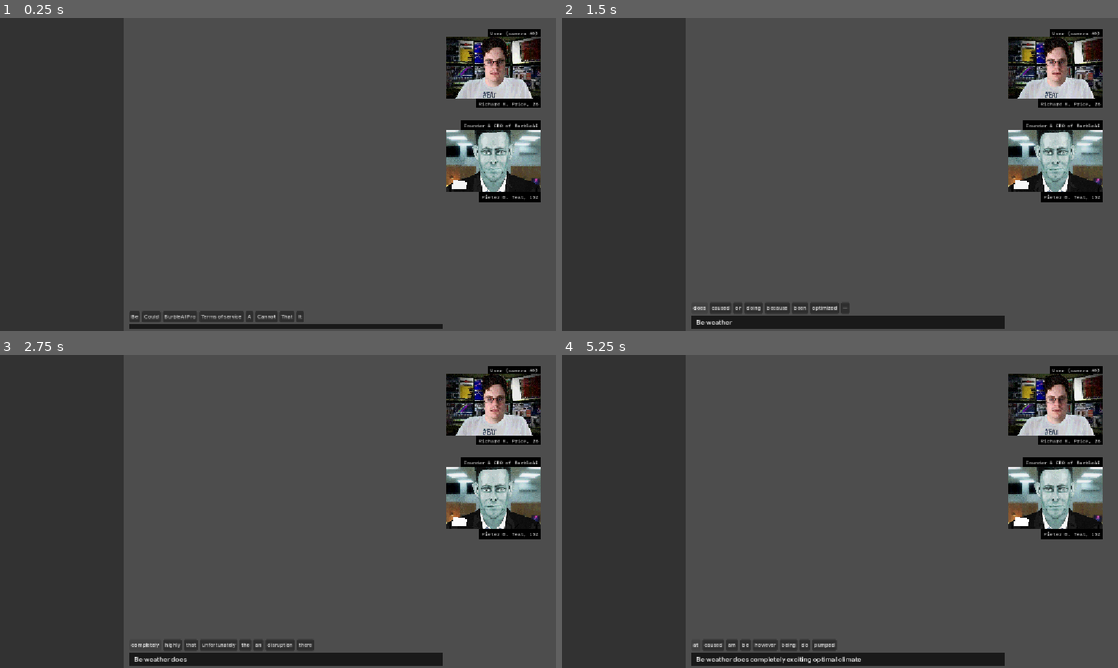
Above: before the commit, frames 1-4 (two rows, left to right).
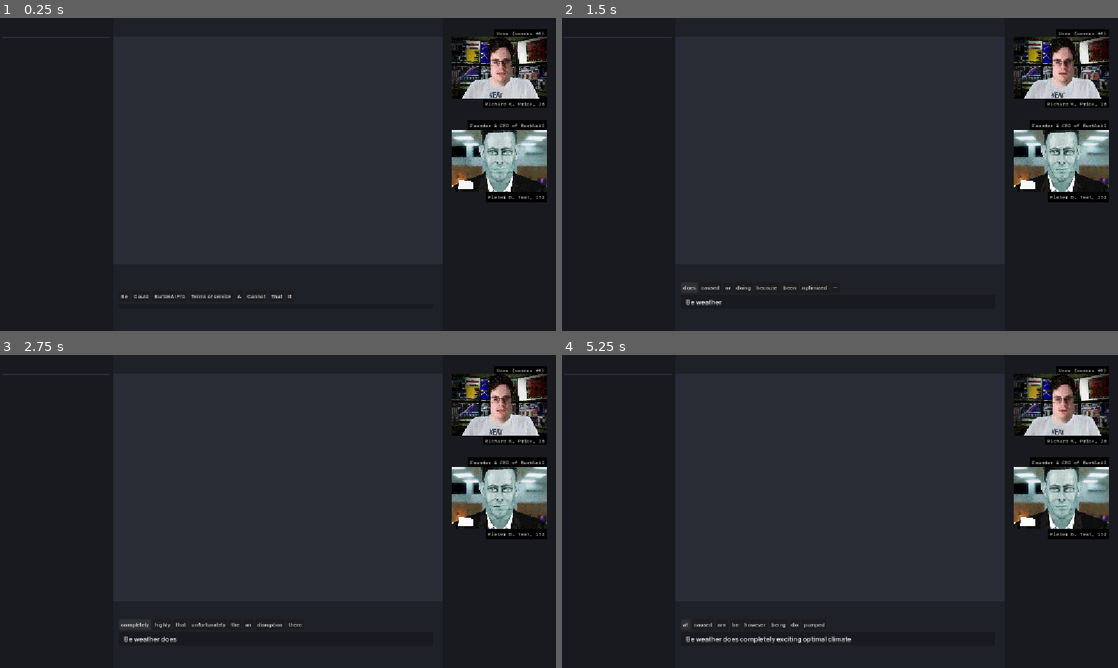
Above: after the commit, the same moments.

Repository: lzzrdwzzrd/conversation-corporation
Game: Godot game, scene res://game.tscn
The game is run twice, just before and just after one commit, with the same random seed, the same clock (stepped at 60 frames per second) and the same inputs.
Inputs:
- Up to frame 1 (0.25 s): no input
- Up to frame 2 (1.5 s): click "Be" at 0.5 s; click "weather" at 1.25 s
- Up to frame 3 (2.75 s): click "does" at 2 s
- Up to frame 4 (5.25 s): click "completely" at 2.75 s; click "exciting" at 3.5 s; click "optimal" at 4.25 s; click "climate" at 5 s

The runs differ from the first frame. In frame 1, 93% of the frame differs, in the area x 0-100%, y 0-100%; in frame 2, 91%; in frame 3, 91%; in frame 4, 92%.

Commit message:
Background Update

Diff:
--- /dev/null
+++ b/assets/Back.tscn
@@ -0,0 +1,53 @@
+[gd_scene format=3 uid="uid://dpkmlrwhi3n18"]
+
+[sub_resource type="StyleBoxFlat" id="StyleBoxFlat_j5wjh"]
+bg_color = Color(0.16862746, 0.1764706, 0.21176471, 1)
+
+[sub_resource type="StyleBoxFlat" id="StyleBoxFlat_vef74"]
+bg_color = Color(0.12156863, 0.12941177, 0.15686275, 1)
+
+[sub_resource type="StyleBoxFlat" id="StyleBoxFlat_ej0lp"]
+bg_color = Color(0.09411765, 0.101960786, 0.12156863, 1)
+
+[sub_resource type="CanvasItemMaterial" id="CanvasItemMaterial_shvi5"]
+
+[node name="Background" type="Node2D" unique_id=2011888884]
+
+[node name="Panel4" type="Panel" parent="." unique_id=1592416595]
+offset_left = 232.0
+offset_top = 36.0
+offset_right = 922.0
+offset_bottom = 534.0
+theme_override_styles/panel = SubResource("StyleBoxFlat_j5wjh")
+
+[node name="Panel6" type="Panel" parent="." unique_id=1990758138]
+offset_left = 230.0
+offset_top = 510.0
+offset_right = 920.0
+offset_bottom = 648.0
+theme_override_styles/panel = SubResource("StyleBoxFlat_vef74")
+
+[node name="Panel5" type="Panel" parent="." unique_id=1012632846]
+offset_left = 232.0
+offset_right = 921.0
+offset_bottom = 40.0
+theme_override_styles/panel = SubResource("StyleBoxFlat_vef74")
+
+[node name="Panel2" type="Panel" parent="." unique_id=205566749]
+offset_right = 235.0
+offset_bottom = 648.0
+theme_override_styles/panel = SubResource("StyleBoxFlat_ej0lp")
+
+[node name="Panel3" type="Panel" parent="." unique_id=47791438]
+material = SubResource("CanvasItemMaterial_shvi5")
+offset_left = 917.0
+offset_right = 1152.0
+offset_bottom = 648.0
+theme_override_styles/panel = SubResource("StyleBoxFlat_ej0lp")
+
+[node name="Panel7" type="Panel" parent="." unique_id=988018081]
+offset_left = 5.0
+offset_top = 39.0
+offset_right = 228.0
+offset_bottom = 41.0
+theme_override_styles/panel = SubResource("StyleBoxFlat_j5wjh")
--- a/game.tscn
+++ b/game.tscn
@@ -4,6 +4,7 @@
 [ext_resource type="Shader" uid="uid://cmhj1spw5tq7p" path="res://shaders/portraits.gdshader" id="1_e2o6t"]
 [ext_resource type="Script" uid="uid://ctmrmkigd737b" path="res://scripts/game.gd" id="1_fc0e3"]
 [ext_resource type="FontFile" uid="uid://uxbxo10p6xe6" path="res://fonts/IntelOneMono.ttf" id="2_feb5d"]
+[ext_resource type="PackedScene" uid="uid://dpkmlrwhi3n18" path="res://assets/Back.tscn" id="3_eow3j"]
 [ext_resource type="Texture2D" uid="uid://clrem4y8mdb8f" path="res://assets/trader-test.png" id="5_7jktm"]
 [ext_resource type="PackedScene" uid="uid://brkykgsr08ltf" path="res://data/characters/scenes/pieter_teal.tscn" id="6_ryrav"]
 
@@ -45,8 +46,9 @@
 default_font_size = 10
 Label/styles/normal = SubResource("StyleBoxFlat_51tvd")
 
-[sub_resource type="StyleBoxFlat" id="StyleBoxFlat_fc0e3"]
-bg_color = Color(0.19793722, 0.19793725, 0.19793713, 1)
+[sub_resource type="StyleBoxFlat" id="StyleBoxFlat_eow3j"]
+bg_color = Color(0.09411765, 0.101960786, 0.12156863, 1)
+draw_center = false
 
 [sub_resource type="StyleBoxEmpty" id="StyleBoxEmpty_51tvd"]
 
@@ -58,7 +60,7 @@
 content_margin_top = 5.0
 content_margin_right = 10.0
 content_margin_bottom = 5.0
-bg_color = Color(0.1, 0.1, 0.1, 1)
+bg_color = Color(0.09411765, 0.101960786, 0.12156863, 1)
 
 [node name="Game" type="Control" unique_id=1381626058]
 oversampling_with_scale = 2
@@ -71,6 +73,8 @@
 theme = SubResource("Theme_fc0e3")
 script = ExtResource("1_fc0e3")
 
+[node name="Background" parent="." unique_id=2011888884 instance=ExtResource("3_eow3j")]
+
 [node name="Levels" type="Node" parent="." unique_id=1222017038]
 
 [node name="CharacterPortrait" type="TextureRect" parent="." unique_id=1177734986]
@@ -79,9 +83,9 @@
 anchors_preset = 1
 anchor_left = 1.0
 anchor_right = 1.0
-offset_left = -228.0
+offset_left = -215.0
 offset_top = 40.0
-offset_right = -32.0
+offset_right = -19.0
 offset_bottom = 168.0
 grow_horizontal = 0
 theme = SubResource("Theme_e2o6t")
@@ -121,9 +125,9 @@
 anchors_preset = 1
 anchor_left = 1.0
 anchor_right = 1.0
-offset_left = -228.0
+offset_left = -215.0
 offset_top = 232.0
-offset_right = -32.0
+offset_right = -19.0
 offset_bottom = 360.0
 grow_horizontal = 0
 
@@ -164,9 +168,9 @@
 theme_override_constants/separation = 12
 
 [node name="ChatDrawer" type="PanelContainer" parent="HBoxContainer" unique_id=55446842]
-custom_minimum_size = Vector2(256, 0)
-layout_mode = 2
-theme_override_styles/panel = SubResource("StyleBoxFlat_fc0e3")
+custom_minimum_size = Vector2(234.035, 0)
+layout_mode = 2
+theme_override_styles/panel = SubResource("StyleBoxFlat_eow3j")
 
 [node name="MainChatArea" type="PanelContainer" parent="HBoxContainer" unique_id=343520999]
 custom_minimum_size = Vector2(650, 0)
@@ -195,6 +199,7 @@
 scroll_following = true
 
 [node name="Control" type="Control" parent="HBoxContainer/MainChatArea/VBoxContainer" unique_id=515433297]
+custom_minimum_size = Vector2(0, 41.515)
 layout_mode = 2
 
 [node name="QsBufferClearTimer" type="Timer" parent="." unique_id=1341630499]
Binary file added: assets/Android Expanded - 2.png
Not shown, added: assets/Android Expanded - 2.png.import
Not shown, added: godot_autopoly_plugin-eec6e3f24b1e38f5c34f1fb133874732ed395bf2/addons/auto_polygon2d_triangulation/auto_poly_plugin.gd
Not shown, added: godot_autopoly_plugin-eec6e3f24b1e38f5c34f1fb133874732ed395bf2/addons/auto_polygon2d_triangulation/auto_poly_plugin.gd.uid
Not shown, added: godot_autopoly_plugin-eec6e3f24b1e38f5c34f1fb133874732ed395bf2/addons/auto_polygon2d_triangulation/plugin.cfg
Not shown, added: assets/godot_autopoly_plugin-eec6e3f24b1e38f5c34f1fb133874732ed395bf2.zip
Not shown, added: godot_autopoly_plugin-eec6e3f24b1e38f5c34f1fb133874732ed395bf2/addons/auto_polygon2d_triangulation/LICENSE
